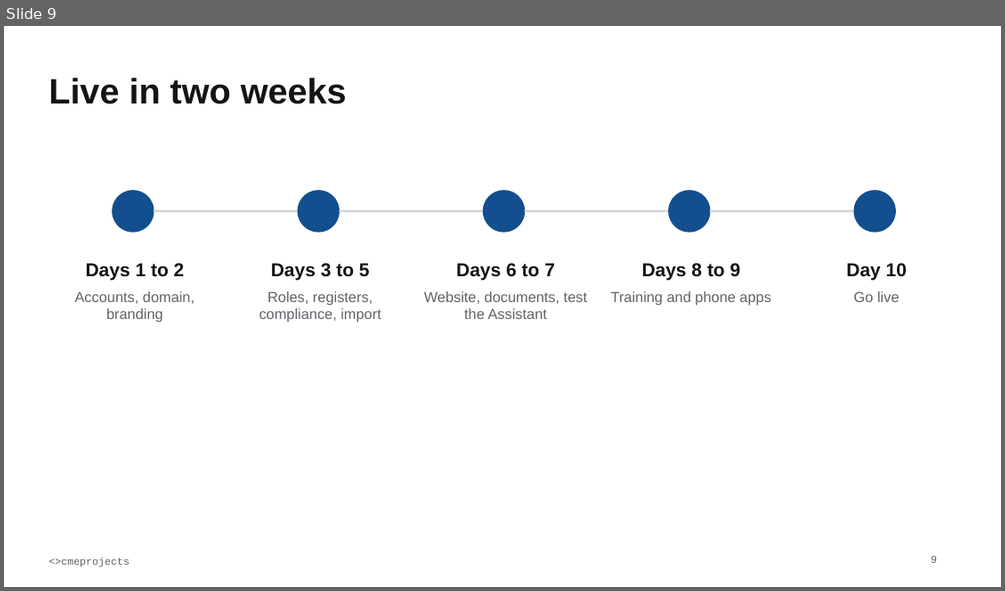
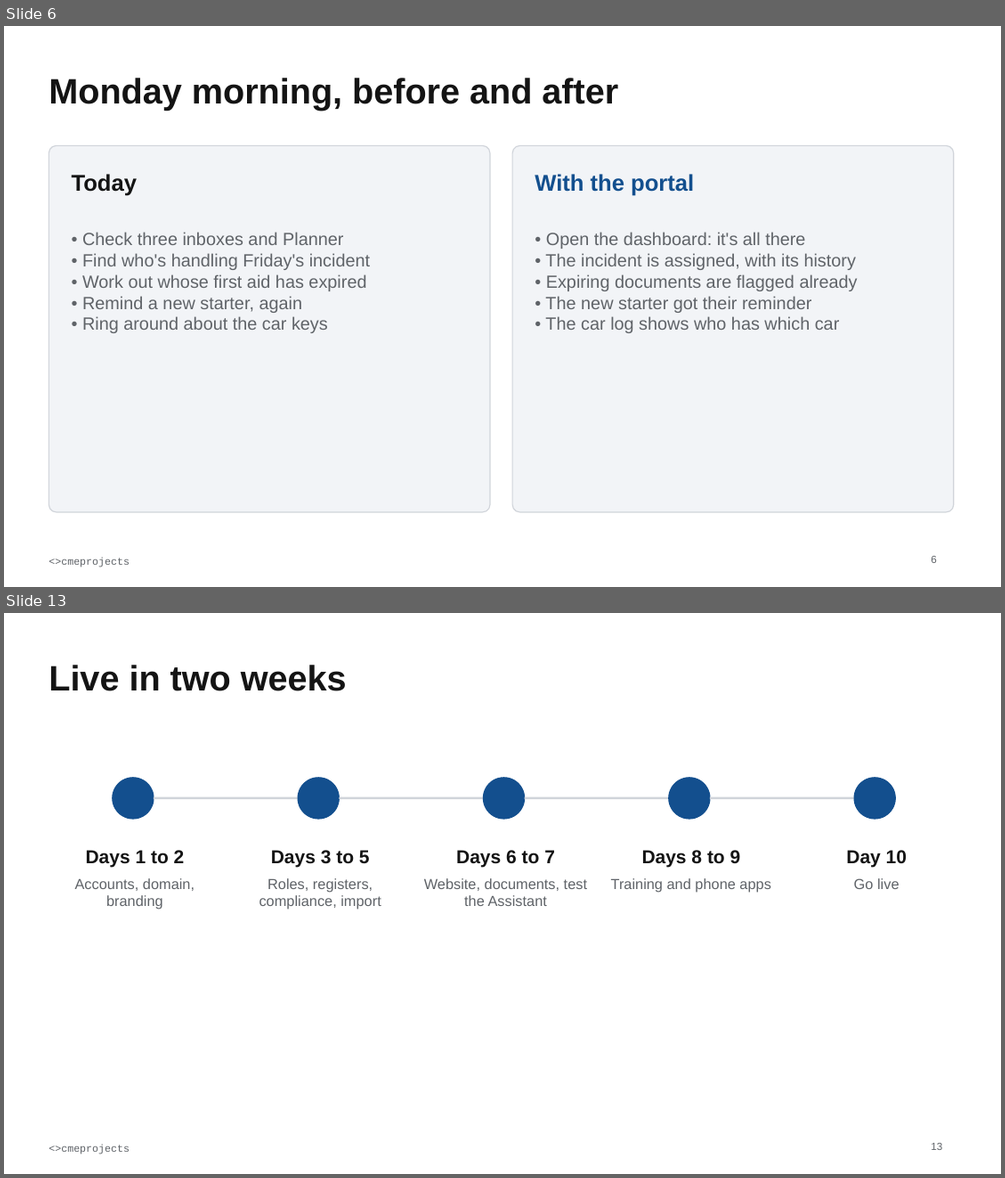
Before and after one commit to cmeprojects/portal, a slide deck: docs/deliverables/04 Briefer - Staff Portal overview.pptx. Shown one above the other, each under a label of ours: slide 9 before the commit, slides 6 and 13 after it; the slides between them are not shown. The pictures are 1005x591 and 1005x1178 pixels, drawn with LibreOffice and Linux fonts; fonts in the diff are those of the drawing. Boxes give left, top, right and bottom in pixels: in the first picture for what was removed or moved away, otherwise in the second. Text is boxed around its words. In the diff, an @@ line names an element or a change of style, - is before the commit and + after.

```diff
--- a/docs/deliverables/04 Briefer - Staff Portal overview.pptx
+++ b/docs/deliverables/04 Briefer - Staff Portal overview.pptx
@@ slide 6 added at (x1=4, y1=26, x2=1001, y2=587), background #FFFFFF; not listed: 1 template element that a slide beside it also shows @@
@@ text added at (x1=48, y1=78, x2=618, y2=110), 34 pt, text #141414, bold @@
+Monday morning, before and after
@@ rounded rectangle added at (x1=48, y1=145, x2=490, y2=512), fill #F2F4F7, outline #D0D4DA 1 pt @@
@@ rounded rectangle added at (x1=512, y1=145, x2=954, y2=512), fill #F2F4F7, outline #D0D4DA 1 pt @@
@@ text added at (x1=72, y1=174, x2=138, y2=196), 22 pt, text #141414, bold @@
+Today
@@ text added at (x1=534, y1=174, x2=694, y2=196), 22 pt, text #134F8E, bold @@
+With the portal
@@ text added at (x1=82, y1=232, x2=370, y2=333), 17 pt, text #5F6368 @@
+• Check three inboxes and Planner
+• Find who's handling Friday's incident
+• Work out whose first aid has expired
+• Remind a new starter, again
+• Ring around about the car keys
@@ text added at (x1=545, y1=232, x2=858, y2=333), 17 pt, text #5F6368 @@
+• Open the dashboard: it's all there
+• The incident is assigned, with its history
+• Expiring documents are flagged already
+• The new starter got their reminder
+• The car log shows who has which car
@@ page number added at (x1=930, y1=556, x2=936, y2=563), 10 pt, text #5F6368 @@
+6
@@ what was slide 9 is now slide 13 @@
@@ page number at (x1=930, y1=1143, x2=942, y2=1150): text changed @@
-9
+13
```
Also in this commit, not shown: 5 slides changed, 7 other slides added, 4 slides removed, 6 other files.
